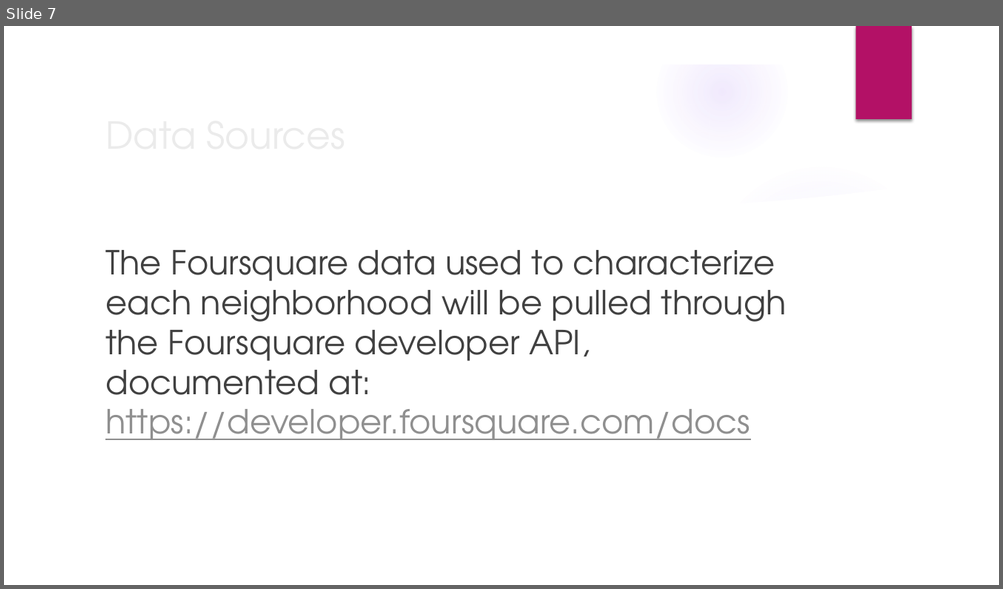
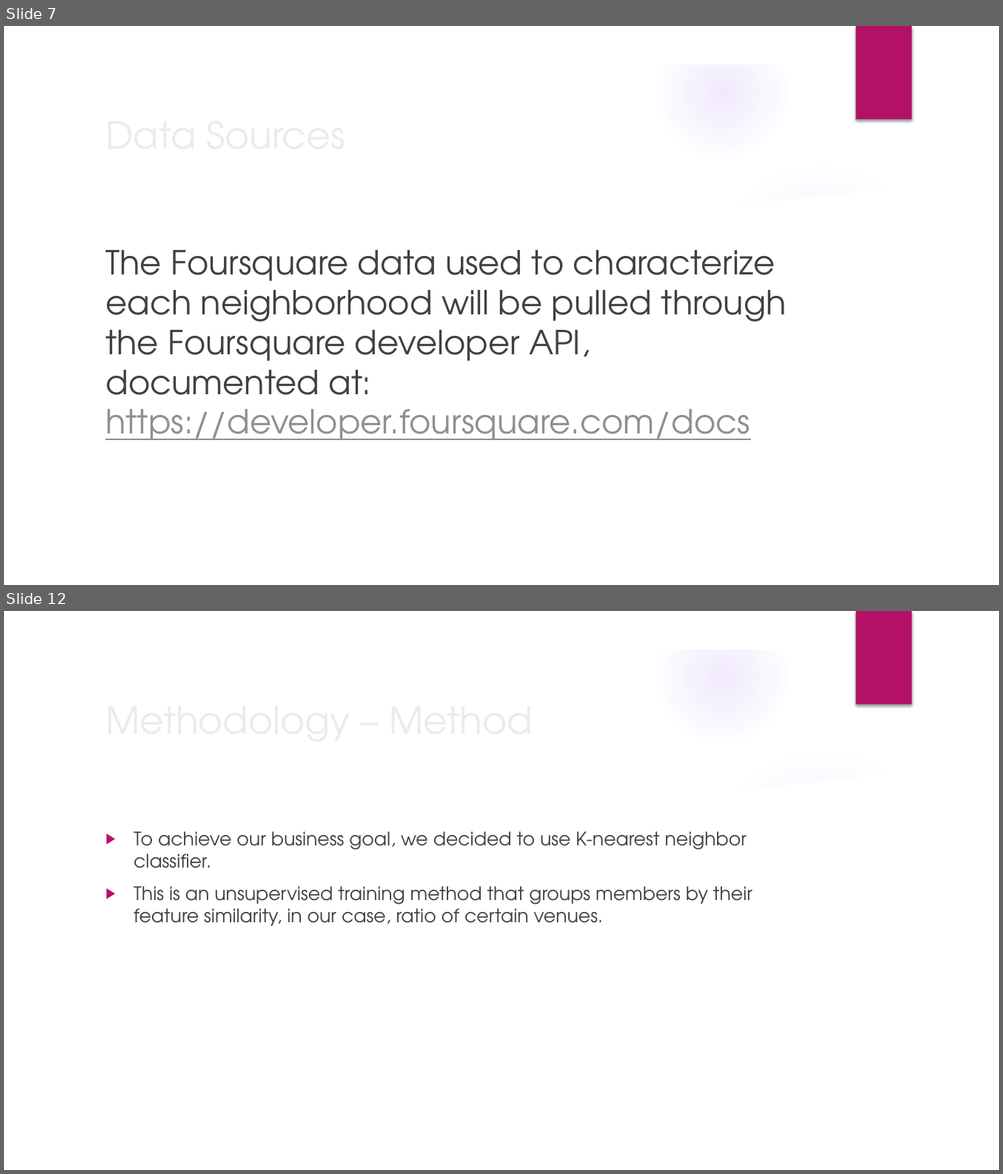
Before and after one commit to IlyaTurian/Coursera_Capstone, a slide deck: Capstone – Recommending Relocation Neighborhood.pptx. Shown one above the other, each under a label of ours: slide 7 before the commit, slides 7 and 12 after it; the slides between them are not shown. The pictures are 1003x589 and 1003x1174 pixels, drawn with LibreOffice and Linux fonts; fonts in the diff are those of the drawing; background and template pictures are left out. Boxes give left, top, right and bottom in pixels: in the first picture for what was removed or moved away, otherwise in the second. Text is boxed around its words. In the diff, an @@ line names an element or a change of style, - is before the commit and + after.

```diff
--- a/Capstone – Recommending Relocation Neighborhood.pptx
+++ b/Capstone – Recommending Relocation Neighborhood.pptx
@@ slide 12 added at bbox=[4, 611, 999, 1170], background picture (left out); not listed: 9 template elements that a slide beside it also shows @@
@@ text added at bbox=[134, 832, 752, 926], 18 pt, text #404040 @@
+▶ To achieve our business goal, we decided to use K-nearest neighbor classifier.
+▶ This is an unsupervised training method that groups members by their feature similarity, in our case, ratio of certain venues.
@@ title added at bbox=[410, 886, 482, 909], 36 pt, text #EBEBEB @@
+Methodology – Method
```
Also in this commit, not shown: 15 other slides added, 3 other files.
